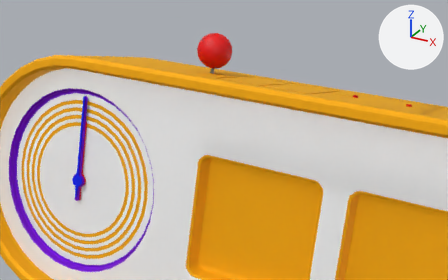
Renders of the FBX model Assets/05_Models/Props/AlarmClock.fbx from each side of a commit.
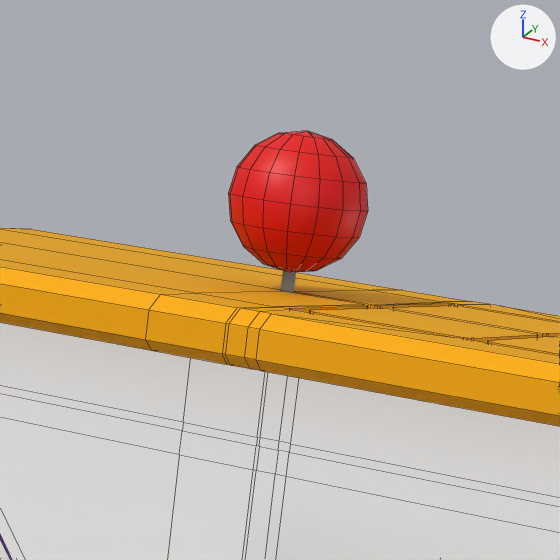
There are two pictures of each version: one from a 50 mm camera at (23.73, -25.67, 25.93) aimed at (8.32, 2.34, 11.92), one close up on the part from 31% to 63% of the width and 0% to 50% of the height. Arrows for +X, +Y and +Z are at upper right; the lights stay in place. The close-ups show mesh edges as thin lines. Where no turn or scale is listed for an object, it has been applied to the vertices.

In view in the first close-up: 'Clock', 'HandleforLevel_5'.
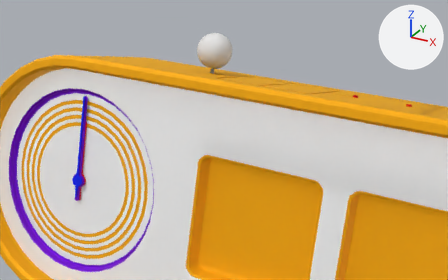
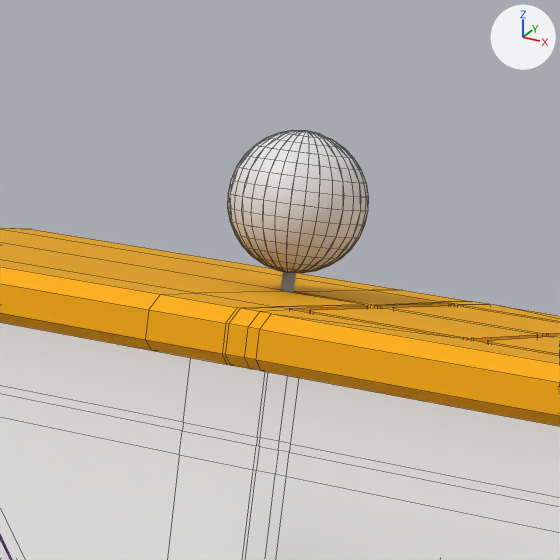
The change in detail:
Mesh me_sphere_001 is new.
It has 482 vertices, 512 faces and spans x -1.0..1.0, y -1.0..1.0, z -1.0..1.0.
Object 'Sphere' (ob_sphere) is new; it shows me_sphere_001.
Its location is (6.9, 3.84, 16.5).

Boxes [x1, y1, x2, y2] around the edits, measured in the close-ups (560 x 560 px):
'Sphere', added: after [227, 130, 368, 273]
'HandleforLevel_5', unchanged, covered by the edit: before [228, 131, 368, 272]
